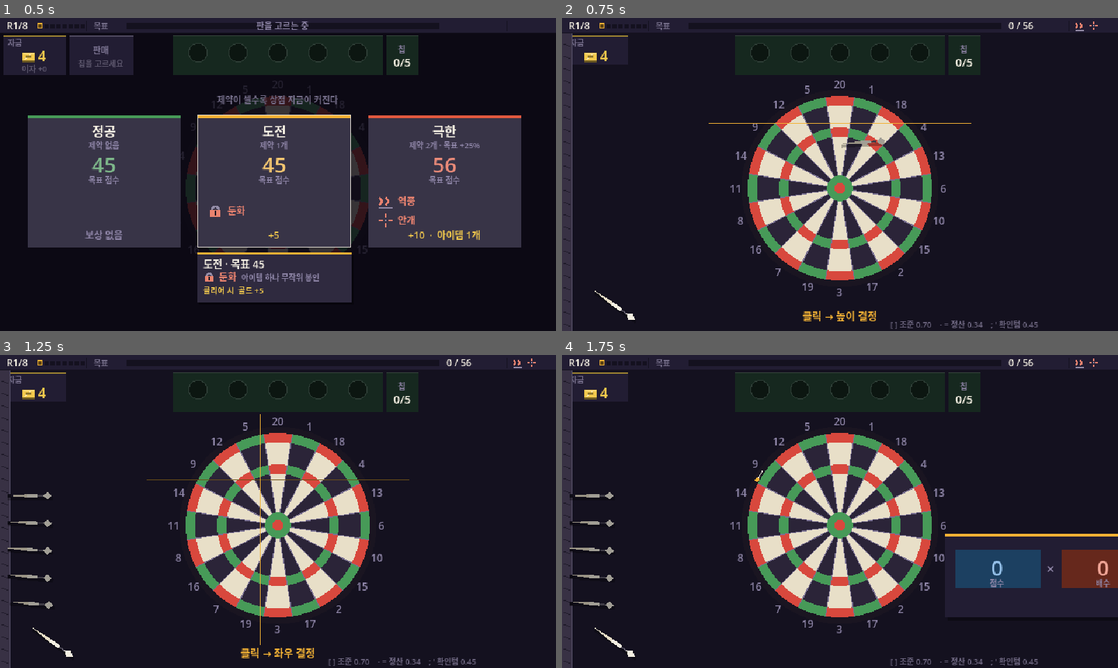
Above: before the commit, frames 1-4 (two rows, left to right).
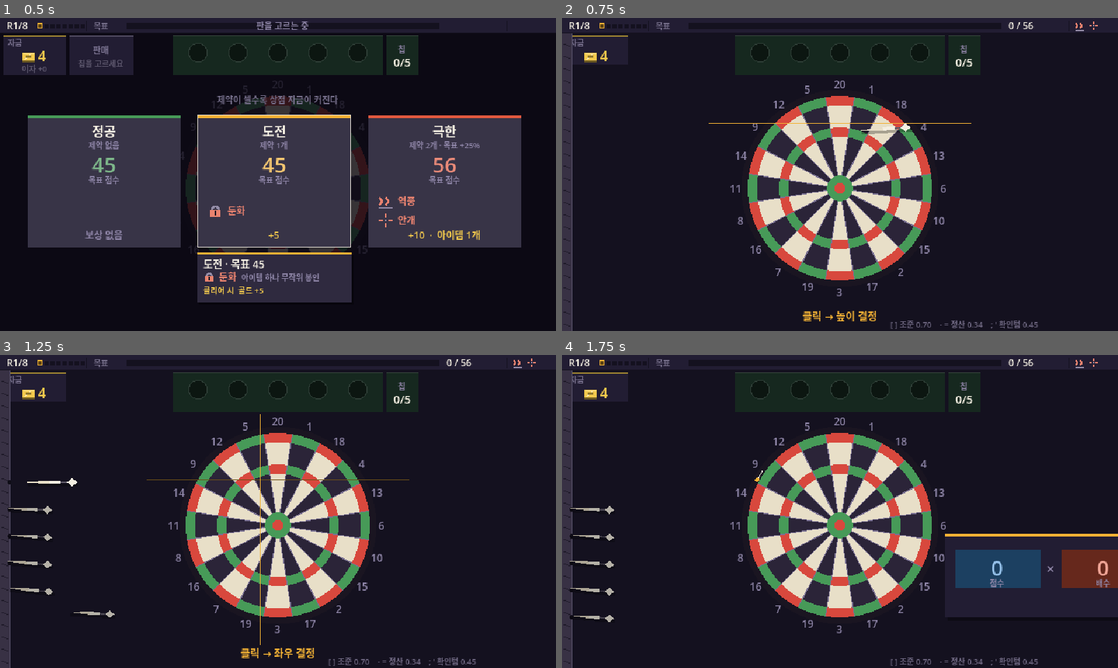
Above: after the commit, the same moments.

Repository: GGbong69/test-03
Game: Godot game, scene res://scenes/main.tscn
The game is run twice, just before and just after one commit, with the same random seed, the same clock (stepped at 60 frames per second) and the same inputs.
Inputs (mouse positions are in pixels of both pictures, inside the frame that each line leads up to):
- Up to frame 1 (0.5 s): no input
- Up to frame 2 (0.75 s): tap Enter at 0.5 s; move the mouse to (962, 158) at 0.52 s; click (962, 158) at 0.67 s
- Up to frame 3 (1.25 s): tap Space at 0.77 s
- Up to frame 4 (1.75 s): move the mouse to (728, 527) at 1.27 s; click (728, 527) at 1.42 s; tap Space at 1.52 s

Frame 1 is identical in both runs. In frame 2, 0.3% of the frame differs, in the area x 5-63%, y 33-97%; in frame 3, 0.8%, in the area x 1-21%, y 39-97%; in frame 4, 0.7%.

Commit message:
꽂힌 자리를 고정하고, 고른 뒤에도 갈아탈 수 있게 한다
두 가지가 같은 뿌리였다 — 자루를 언제 벽에서 빼는가.

(1) 자루가 빠질 때마다 남은 것들이 미끄러졌다.
    _grip_pose 가 남은 개수로 가운데를 맞췄기 때문이다. 꽂힌 물건은
    이웃이 빠졌다고 움직이지 않는다. 칸을 시작 때 한 번 배정하고
    (grip_slot) 시작 개수(grip_n)로 가운데를 맞춘다. 기울기도 칸에서
    뽑으므로 자루가 제 각도를 그대로 들고 간다.

(2) 한 번 고르면 못 바꿨다.
    _pick_dart 가 고르는 즉시 remaining 에서 빼 버려 돌아갈 자리가
    없었다. 이제 고를 때는 표시만 하고(grip_pick) 실제로 빠지는 것은
    던지는 순간이다(_grip_consume, CONFIRM→FLY). 조준 중에 벽의 다른
    자루를 누르면 그리로 갈아탄다.

고른 자루는 벽에서 26px 뽑혀 나와 밝고 굵게 선다. 무엇을 던질지가
벽 위에서 읽히므로 아래에 따로 그리던 "든 다트" 를 없앴다.

_click 은 조준 중에 벽을 먼저 본다. 아무 자루도 안 눌렸을 때만
게이지를 잠근다. 툴팁과 뽑힘 이징도 조준 중까지 넓혔다.

_to_pick 이 먼저 S.PICK 을 세운다. _pick_dart 에 "고르는 중일 때만
조준으로 넘어간다" 는 가드를 넣었더니(갈아타기가 상태를 되돌리면 안
된다) 이전 화면에 그대로 머무는 정지가 생겼다. 오토플레이는 에러 0건
으로 통과했고 프레임을 보고서야 잡았다 — 에러 없음이 동작함은 아니다.

검증: 오토플레이 완주 · 자루가 빠져도 나머지가 제자리인 프레임 ·
고른 자루만 뽑혀 나온 프레임 확인.

Co-Authored-By: Claude Opus 5 <noreply@anthropic.com>

Diff:
--- a/scripts/game.gd
+++ b/scripts/game.gd
@@ -253,6 +253,13 @@
 	cur_dart = GameData.DARTS[0]
 	darts_left = remaining.size()
 	grip_t = 0.0
+	# 칸은 시작 때 한 번 정하고 끝까지 안 바꾼다. 자루가 빠질 때마다 다시
+	# 가운데 맞추면 남은 것들이 미끄러져 꽂혀 있는 것으로 안 보인다.
+	grip_slot.clear()
+	for gi in remaining.size():
+		grip_slot.append(gi)
+	grip_n = remaining.size()
+	grip_pick = -1
 	sealed = randi() % owned.size() if has_mod("dull") and not owned.is_empty() else -1
 	round_miss = false
 	total = 0
@@ -279,6 +286,10 @@
 
 
 func _to_pick() -> void:
+	# 먼저 고르는 상태로 들어선다. _pick_dart 가 "고르는 중일 때만 조준으로
+	# 넘어간다" 는 가드를 갖고 있어(조준 중 갈아타기가 상태를 되돌리면 안 된다),
+	# 여기서 상태를 안 세우면 이전 화면에 그대로 머문다.
+	state = S.PICK
 	# 남은 다트가 전부 같은 종류면 고를 게 없으니 건너뛴다
 	var uniform := true
 	for r in remaining:
@@ -287,18 +298,29 @@
 			break
 	if uniform:
 		_pick_dart(0)
-	else:
-		state = S.PICK
-
-
+
+
+# 고를 때 벽에서 빼지 않는다. 뽑아 든 것으로만 표시하고 실제로 빠지는 것은
+# 던지는 순간이다. 그래서 조준 중에도 마음이 바뀌면 다른 자루로 갈아탈 수 있다.
 func _pick_dart(i: int) -> void:
 	if i < 0 or i >= remaining.size():
 		return
+	grip_pick = i
 	cur_dart = remaining[i]
-	remaining.remove_at(i)
+	darts_left = remaining.size() - 1     # 이번 자루를 뺀 나머지
+	if state == S.PICK:
+		state = S.AIM_V
+	beep(262.0, 0.05, 0.10)
+
+
+# 던지는 순간 벽에서 실제로 빠진다.
+func _grip_consume() -> void:
+	if grip_pick < 0 or grip_pick >= remaining.size():
+		return
+	remaining.remove_at(grip_pick)
+	grip_slot.remove_at(grip_pick)
+	grip_pick = -1
 	darts_left = remaining.size()
-	state = S.AIM_V
-	beep(262.0, 0.05, 0.10)
 
 
 func _finish_round() -> void:
@@ -846,6 +868,7 @@
 			if confirm_t >= ch():
 				if cur_dart.get("magnet", 0.0) > 0.0:
 					aim = aim.lerp(BC, cur_dart.magnet)
+				_grip_consume()
 				state = S.FLY
 				fly_t = 0.0
 		S.FLY:
@@ -870,7 +893,7 @@
 		grip_hov.resize(remaining.size())
 		grip_hov.fill(0.0)
 	var gi := -1
-	if state == S.PICK:
+	if state == S.PICK or state == S.AIM_V or state == S.AIM_H:
 		var gm := get_local_mouse_position()
 		for i in remaining.size():
 			# 뒤에 그려진 것이 위에 있다. 마지막 명중을 택해 그리기 순서와 맞춘다.
@@ -975,6 +998,12 @@
 					_pick_dart(i)
 					return
 		S.AIM_V, S.AIM_H:
+			# 조준 중에도 벽의 다른 자루로 갈아탈 수 있다. 벽을 먼저 보고,
+			# 아무 자루도 안 눌렸을 때만 게이지를 잠근다.
+			for i in remaining.size():
+				if _mag_rect(i).has_point(m):
+					_pick_dart(i)
+					return
 			_advance()
 		S.CLEAR:
 			# 좌표를 보지 않는다 — 아무 데나 누르든 스페이스든 상점으로 넘어간다
@@ -1321,13 +1350,17 @@
 # i 번 다트가 벽 어디에 어떤 각으로 꽂혀 있는가.
 # 그리기와 잡기가 같은 함수를 본다 — 갈라지면 보이는 곳과 눌리는 곳이 어긋난다.
 func _grip_pose(i: int) -> Dictionary:
-	var n: int = maxi(remaining.size(), 1)
+	# 칸은 시작 때 배정된 그대로다. 남은 개수가 아니라 시작 개수로 가운데를
+	# 맞추므로, 자루가 빠져도 나머지가 제자리에 그대로 꽂혀 있다.
+	var slot: int = grip_slot[i] if i < grip_slot.size() else i
 	var base := Vector2(GRIP.x,
-			GRIP.cy - float(n - 1) * GRIP.dy * 0.5 + float(i) * GRIP.dy)
-	var rot: float = _grip_tilt(i)
+			GRIP.cy - float(maxi(grip_n, 1) - 1) * GRIP.dy * 0.5 + float(slot) * GRIP.dy)
+	var rot: float = _grip_tilt(slot)
 	# 뽑히는 방향은 자루 축을 따라 꼬리 쪽이다. 옆으로 밀면 뽑는 것으로 안 보인다.
 	var axis := Vector2(6.0, -10.0).normalized().rotated(rot)
 	var lf: float = GRIP.lift * (grip_hov[i] if i < grip_hov.size() else 0.0)
+	if i == grip_pick:
+		lf += GRIP.pull
 	return {
 		"c": base - axis * lf,
 		"rot": rot,
@@ -1521,32 +1554,31 @@
 		if i < grip_hov.size() and grip_hov[i] > 0.5:
 			hov = i
 
+	# 고른 자루와 커서가 얹힌 자루를 맨 나중에 그려 위로 올린다.
+	var top: int = hov if hov >= 0 else grip_pick
 	for i in n:
-		if i != hov:
+		if i != top:
 			_grip_one(i, picking)
-	if hov >= 0:
-		_grip_one(hov, picking)
-
-	# 지금 던지는 자루는 벽에서 뽑혀 나와 아래에 따로 선다.
-	# "▶ 표준" 이라 적던 자리를 물건 자체로 바꾼 것이다.
-	if not picking and not cur_dart.is_empty():
-		_icon_dart(Vector2(GRIP.x + 26.0, 330.0), GRIP.dl + 3.0,
-				String(cur_dart.id), 0.0, GRIP.tilt + 0.62, 1.0)
+	if top >= 0:
+		_grip_one(top, picking)
 
 
 # 라운드에 들어서면 오른쪽에서 날아와 하나씩 꽂힌다.
 # 들어서자마자 이미 꽂혀 있으면 누가 언제 꽂았는지가 설명되지 않는다.
 func _grip_one(i: int, picking: bool) -> void:
 	var ps := _grip_pose(i)
-	var t: float = clampf((grip_t - float(i) * GRIP.gap) / GRIP.fly, 0.0, 1.0)
+	var slot: int = grip_slot[i] if i < grip_slot.size() else i
+	var t: float = clampf((grip_t - float(slot) * GRIP.gap) / GRIP.fly, 0.0, 1.0)
 	if t <= 0.0:
 		return
 	var e: float = 1.0 - pow(1.0 - t, 3.0)
 	var from: Vector2 = ps.c + Vector2(760.0, -46.0)
 	# 나는 동안은 진행 방향으로 눕고, 꽂히면서 제 기울기로 선다.
 	var rr: float = lerpf(GRIP.tilt - 0.16, ps.rot, e)
-	_icon_dart(from.lerp(ps.c, e), GRIP.dl, remaining[i].id,
-			0.0 if picking else 0.34, rr, 1.0)
+	# 고른 자루는 뽑혀 나와 밝게 선다 — 지금 던질 것이 무엇인지가 벽 위에서 읽힌다.
+	var dim: float = 0.0 if (picking or i == grip_pick) else 0.26
+	_icon_dart(from.lerp(ps.c, e), GRIP.dl + (3.0 if i == grip_pick else 0.0),
+			remaining[i].id, dim, rr, 1.0)
 
 
 func _draw_darts() -> void:
@@ -1741,6 +1773,7 @@
 	"tilt": -2.111,      # -PI/2 - 0.5404
 	"jit": 0.087,        # 자루마다 ±5도. 넘으면 흩어져 보이고 없으면 찍어낸 것으로 보인다
 	"lift": 11.0,        # 커서를 올린 자루가 뽑혀 나오는 거리
+	"pull": 26.0,        # 고른 자루가 뽑혀 나오는 거리 — 든 것으로 읽혀야 한다
 	"hit": 18.0,         # 잡기 반경
 	"fly": 0.26,         # 한 자루가 날아와 꽂히기까지
 	"gap": 0.085,        # 자루 사이 시차
@@ -1752,6 +1785,9 @@
 
 var grip_hov := []              # 다트별 뽑힘 정도 0~1
 var grip_t := 0.0               # 라운드 시작 후 경과 — 날아와 꽂히는 연출용
+var grip_slot := []             # remaining[i] 가 벽의 몇 번 칸에 꽂혀 있는가
+var grip_n := 0                 # 이번 라운드 시작 자루 수 — 칸 배치의 기준
+var grip_pick := -1             # 지금 고른 자루 (remaining 인덱스). 던져야 빠진다
 
 var slot_hot := []              # 발동 후 이름을 띄우는 잔여 시간
 
@@ -3780,10 +3816,10 @@
 				if _slot_rect(i).has_point(m):
 					return {"k": "rack", "i": i}
 		S.PICK, S.AIM_V, S.AIM_H:
-			if state == S.PICK:
-				for i in remaining.size():
-					if _mag_rect(i).has_point(m):
-						return {"k": "mag", "i": i}
+			# 조준 중에도 갈아탈 수 있으므로 그때도 벽을 짚어 준다
+			for i in remaining.size():
+				if _mag_rect(i).has_point(m):
+					return {"k": "mag", "i": i}
 			# 점수 카드가 떠 있으면 랙 툴팁이 카드를 정면으로 덮는다.
 			# 위는 상단바라 앵커를 뒤집어서 못 피한다 — 그동안 대상에서 뺀다.
 			if card_p <= 0.004:
